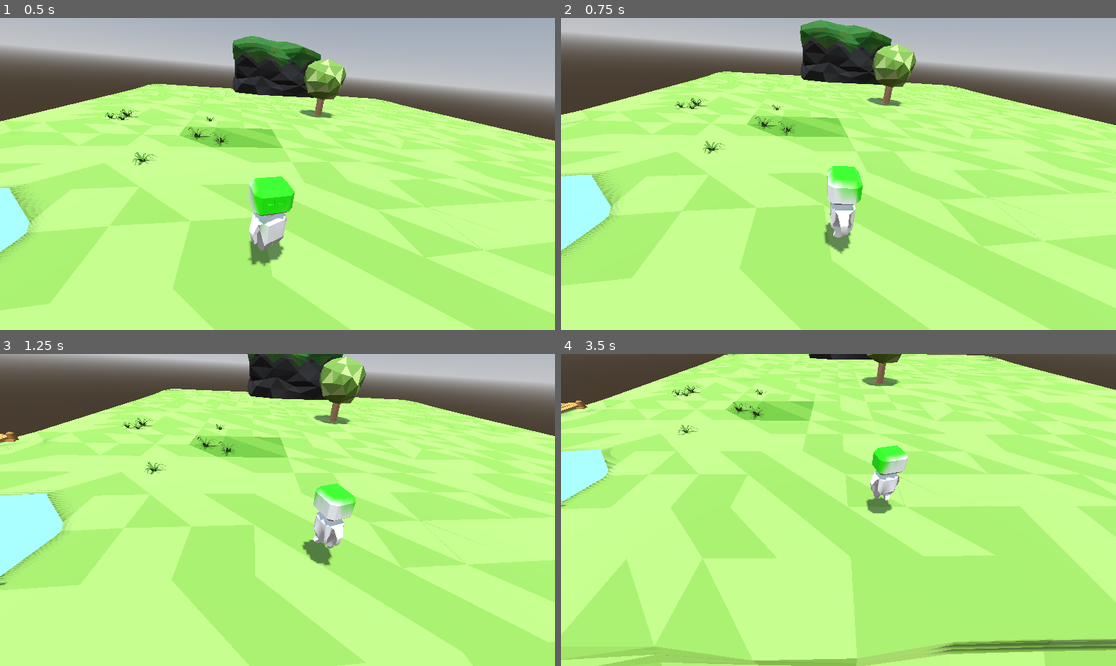
Above: before the commit, frames 1-4 (two rows, left to right).
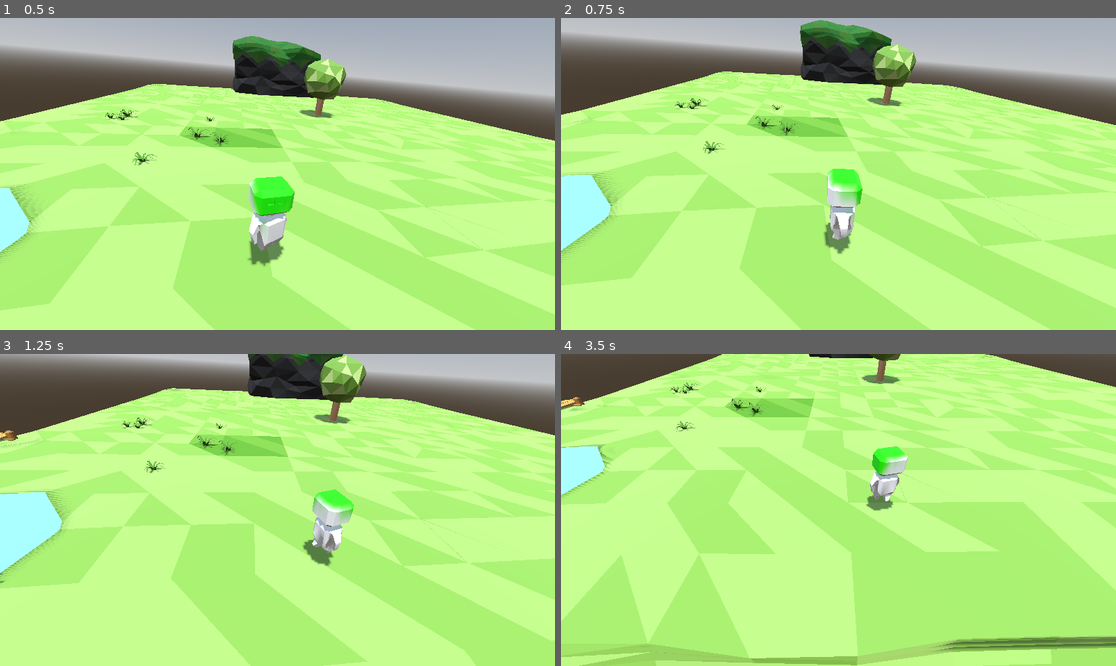
Above: after the commit, the same moments.

Repository: AYT04/SmallWorld4
Game: Godot game, scene res://scenes/scn_dev/scn_dev.tscn
Same seed, same stepped clock (60 frames per second), same inputs: the game is played once before the commit and once after it.
Inputs:
- Up to frame 1 (0.5 s): no input
- Up to frame 2 (0.75 s): tap Enter at 0.5 s; hold D (right) from 0.53 s (still down)
- Up to frame 3 (1.25 s): keep holding D (right)
- Up to frame 4 (3.5 s): release D (right) at 1.28 s; hold S (down) 1.28-2.03 s; hold D (right) 2.03-2.78 s; hold W (up) from 2.78 s (still down)

Frame 1 is identical in both runs. In frame 2, 1.1% of the frame differs, in the area x 0-100%, y 0-100%; in frame 3, 8.3%; in frame 4, 19%.

Commit message:
Use axis lock on player to fix random bouncing on floor

Diff:
--- a/scenes/scn_dev/scn_dev.tscn
+++ b/scenes/scn_dev/scn_dev.tscn
@@ -61,6 +61,7 @@
 
 [node name="Player" type="CharacterBody3D" parent="beginnerIsland"]
 transform = Transform3D(-0.951105, 0, 0.308868, 0, 1, 0, -0.308868, 0, -0.951105, -7.96336, 2.17061, 17.4349)
+axis_lock_linear_y = true
 safe_margin = 0.611
 
 [node name="mvntAnim" type="Node" parent="beginnerIsland/Player" node_paths=PackedStringArray("glbmesh")]
--- a/src/inputs/controller.gd
+++ b/src/inputs/controller.gd
@@ -13,7 +13,7 @@
 	parent = get_parent()
 	assert(parent is CharacterBody3D, "controller must have a CharacterBody3D as parent to control")
 
-func _process(delta):
+func _physics_process(delta):
 	if active:
 		update_position(delta)
 
